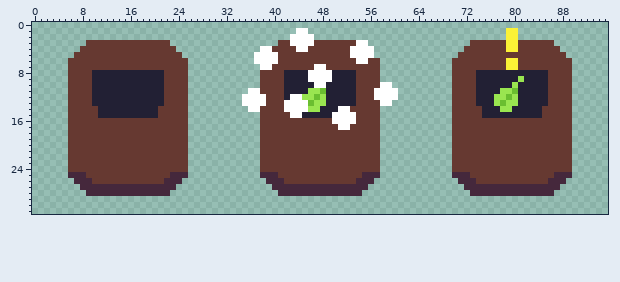
Edited in one commit: sprite sheet (New Game/Assets/_Game/Gameplay/Factories/Leaf Factory.png). Above: the version before the commit.
The file is 96x32 pixels.
The same view after the edit:
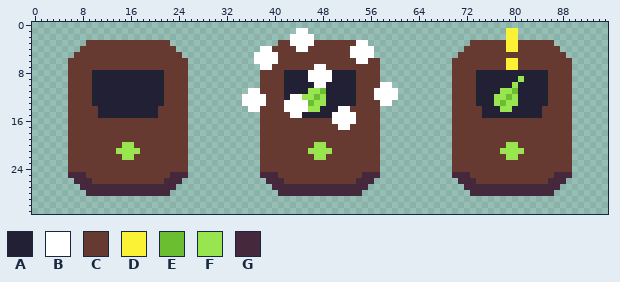
Palette (. is transparent): A #222034  B #ffffff  C #663931  D #fbf236  E #6abe30  F #99e550  G #45283c
The edit:
Colour F replaces colour C in row 20 at x 15 to 16, 47 to 48 and 79 to 80; in row 21 at x 14 to 17, 46 to 49 and 78 to 81; in row 22 at x 15 to 16, 47 to 48 and 79 to 80.
Pixel boxes of the changes (left, top, right, bottom) in both pictures:
changed: (116, 142, 140, 160)
changed: (308, 142, 332, 160)
changed: (500, 142, 524, 160)
